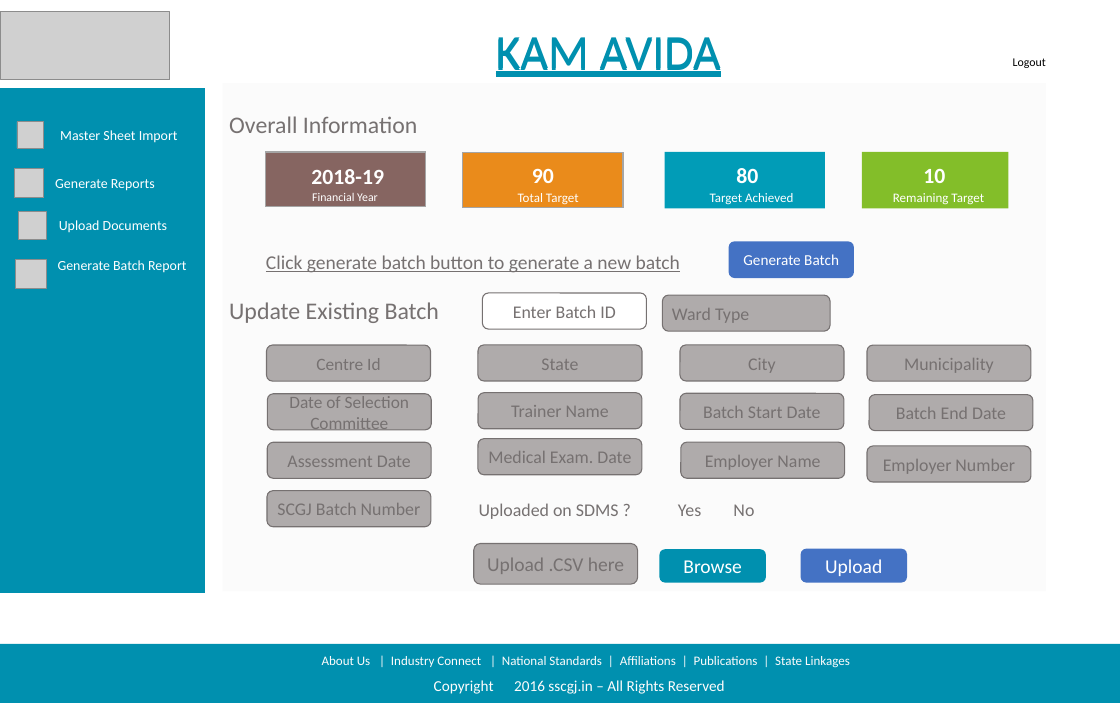
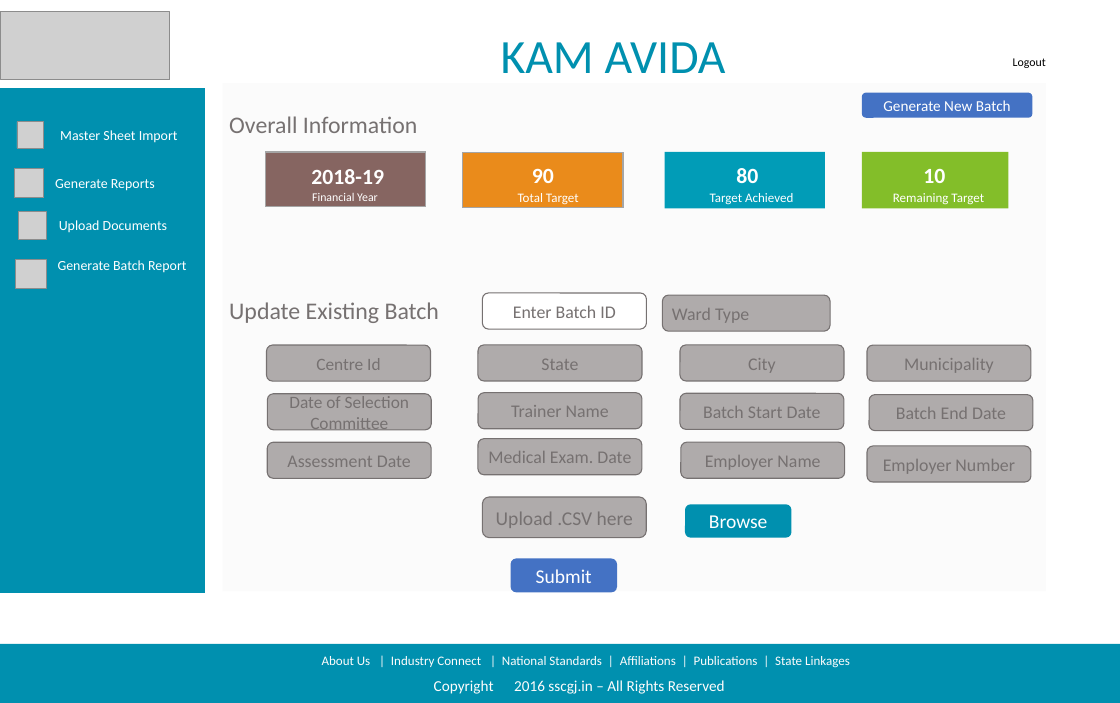
Before and after one commit to sarthakbhutani/NSKFDC-App, a slide deck: slide 1 of Requirements/Product Backlog/Screen Designs/Screen Design Deck/Updated Designs.pptx. Drawn at 1120x703 pixels with LibreOffice and Linux fonts; fonts in the diff are those of the drawing; grey boxes stand for pictures; background and template pictures are left out. Boxes give left, top, right and bottom in pixels: in the first picture for what was removed or moved away, otherwise in the second. Text is boxed around its words. In the diff, an @@ line names an element or a change of style, - is before the commit and + after.

```diff
--- a/Requirements/Product Backlog/Screen Designs/Screen Design Deck/Updated Designs.pptx
+++ b/Requirements/Product Backlog/Screen Designs/Screen Design Deck/Updated Designs.pptx
@@ text "KAM AVIDA" at [501,42,726,73]: underline off @@
@@ text removed at [496,37,721,77] @@
-KAM AVIDA
@@ rounded rectangle "Generate New Batch": place and size @@
-rounded rectangle "Generate New Batch" at [728,242,853,278]
+rounded rectangle "Generate New Batch" at [862,93,1032,118]
@@ text in rounded rectangle at [883,100,1011,111]: text changed @@
-Generate Batch
+Generate New Batch
@@ text removed at [266,255,680,273] @@
-Click generate batch button to generate a new batch
@@ rounded rectangle removed at [267,491,431,527] @@
-SCGJ Batch Number
@@ text removed at [479,503,754,519] @@
-Uploaded on SDMS ? Yes No
@@ rounded rectangle "Upload .CSV here": place and size @@
-rounded rectangle "Upload .CSV here" at [474,544,638,585]
+rounded rectangle "Upload .CSV here" at [482,497,646,538]
@@ rounded rectangle "Browse": place and size @@
-rounded rectangle "Browse" at [660,549,766,583]
+rounded rectangle "Browse" at [685,505,791,539]
@@ rounded rectangle added at [510,559,617,592], fill #4472C4, 18 pt, text #FFFFFF @@
+Submit
@@ rounded rectangle removed at [800,549,907,582] @@
-Upload
```
Also in this commit, not shown: 11 other slides changed, 1 other file.
